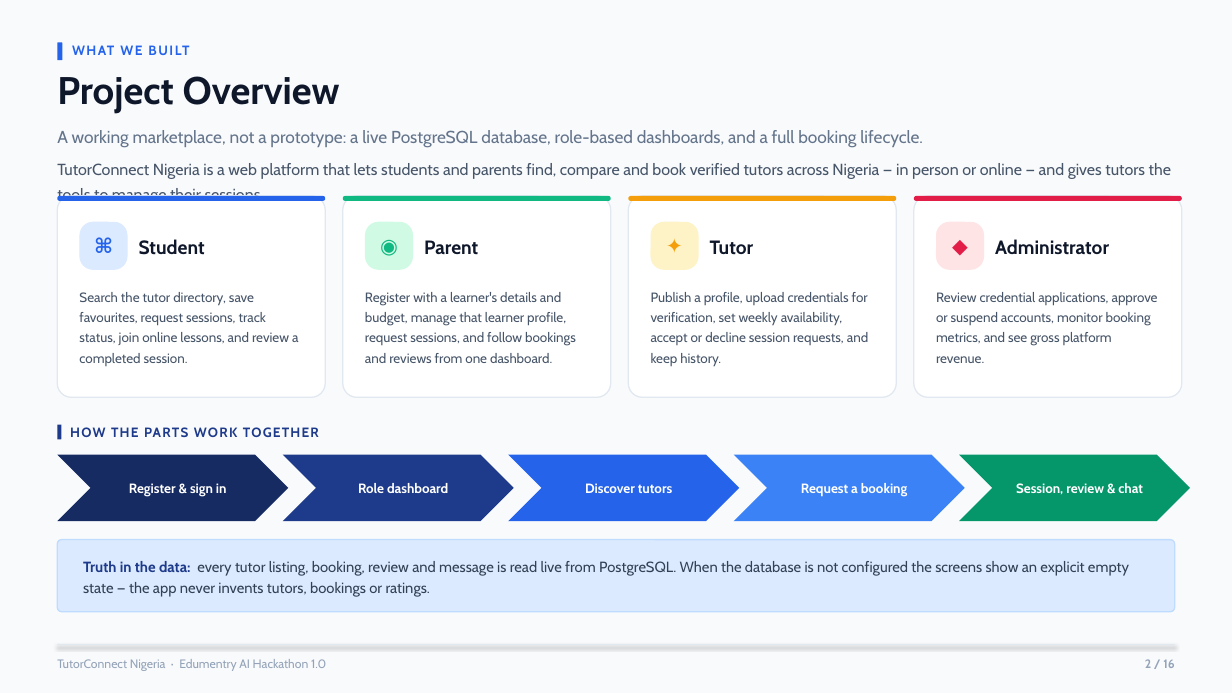
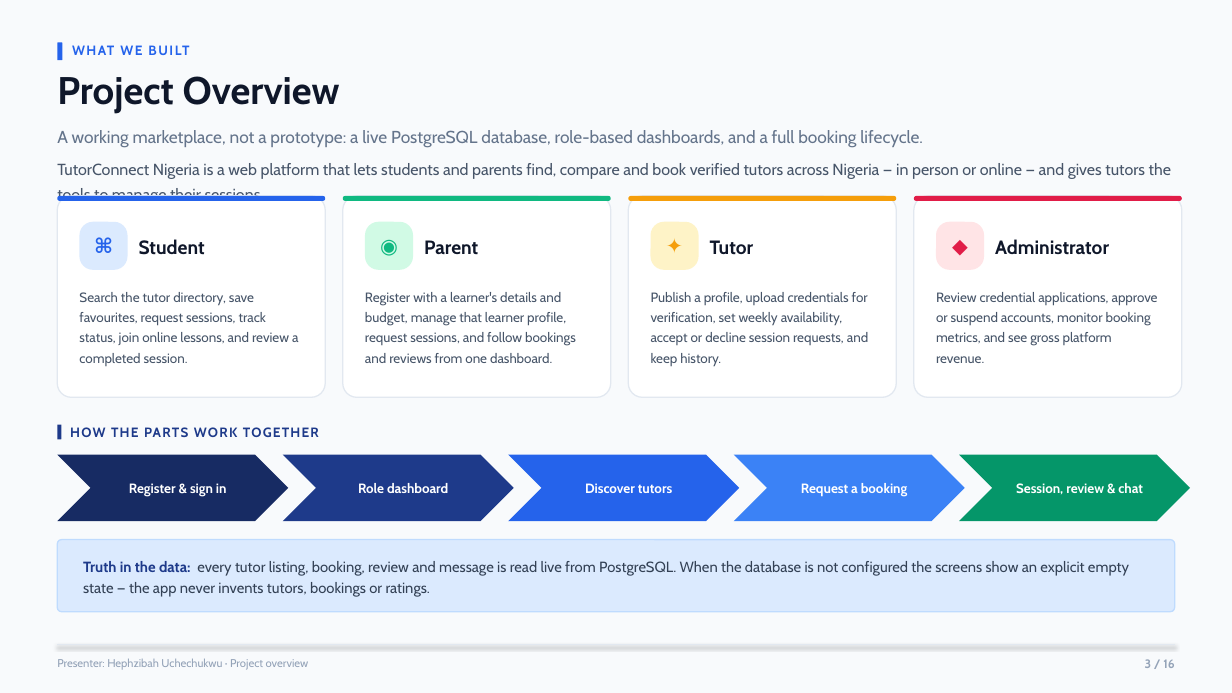
Before and after one commit to zibahofficial/TutorConnectNg, a slide deck: slide 3 of presentation/TutorConnect-Nigeria-Edumentry-AI-Hackathon-1.0.pptx (slide 2 before the commit). Drawn at 1232x693 pixels with LibreOffice and Linux fonts; fonts in the diff are those of the drawing. Boxes give left, top, right and bottom in pixels: in the first picture for what was removed or moved away, otherwise in the second. Text is boxed around its words. In the diff, an @@ line names an element or a change of style, - is before the commit and + after.

```diff
--- a/presentation/TutorConnect-Nigeria-Edumentry-AI-Hackathon-1.0.pptx
+++ b/presentation/TutorConnect-Nigeria-Edumentry-AI-Hackathon-1.0.pptx
@@ text at [57,658,309,670]: text changed; size 9.5 to 8.8 pt @@
-TutorConnect Nigeria · Edumentry AI Hackathon 1.0
+Presenter: Hephzibah Uchechukwu · Project overview
```
Also in this commit, not shown: 12 other slides changed, 2 slides added, 2 slides removed, 3 other files.
